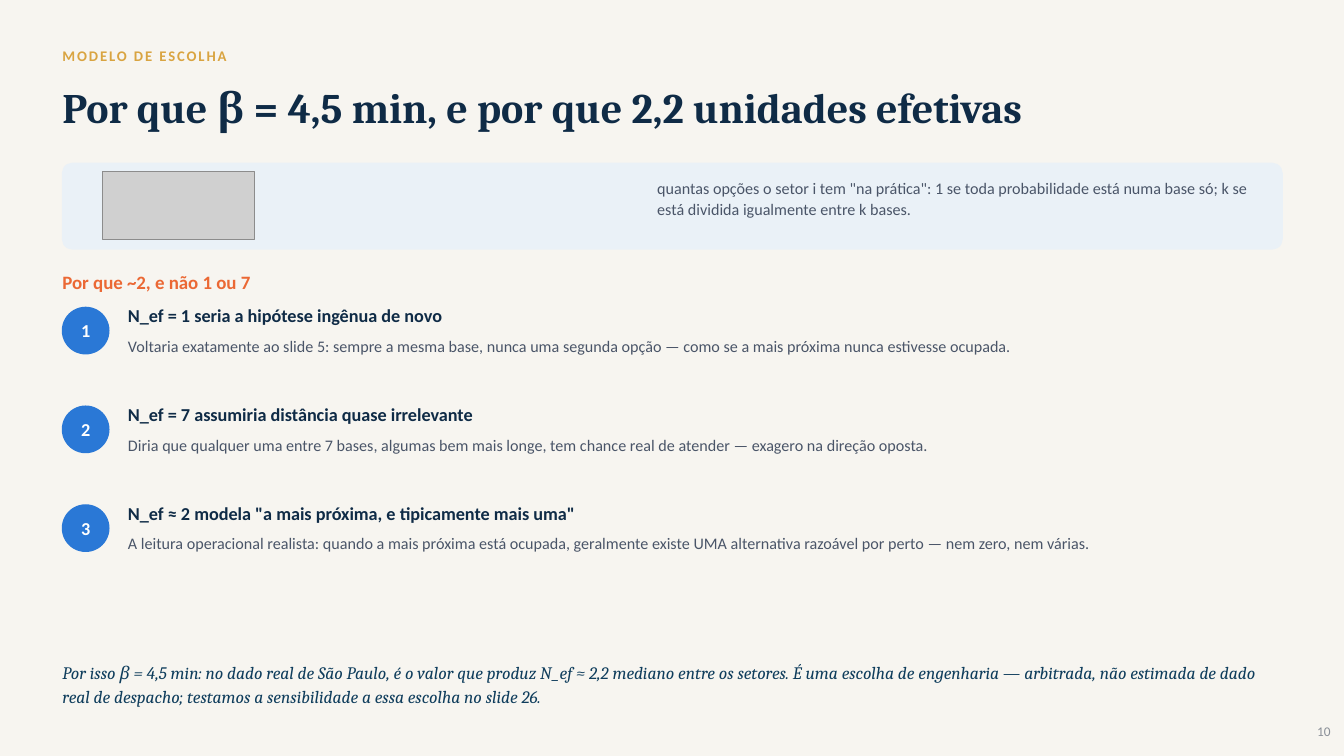
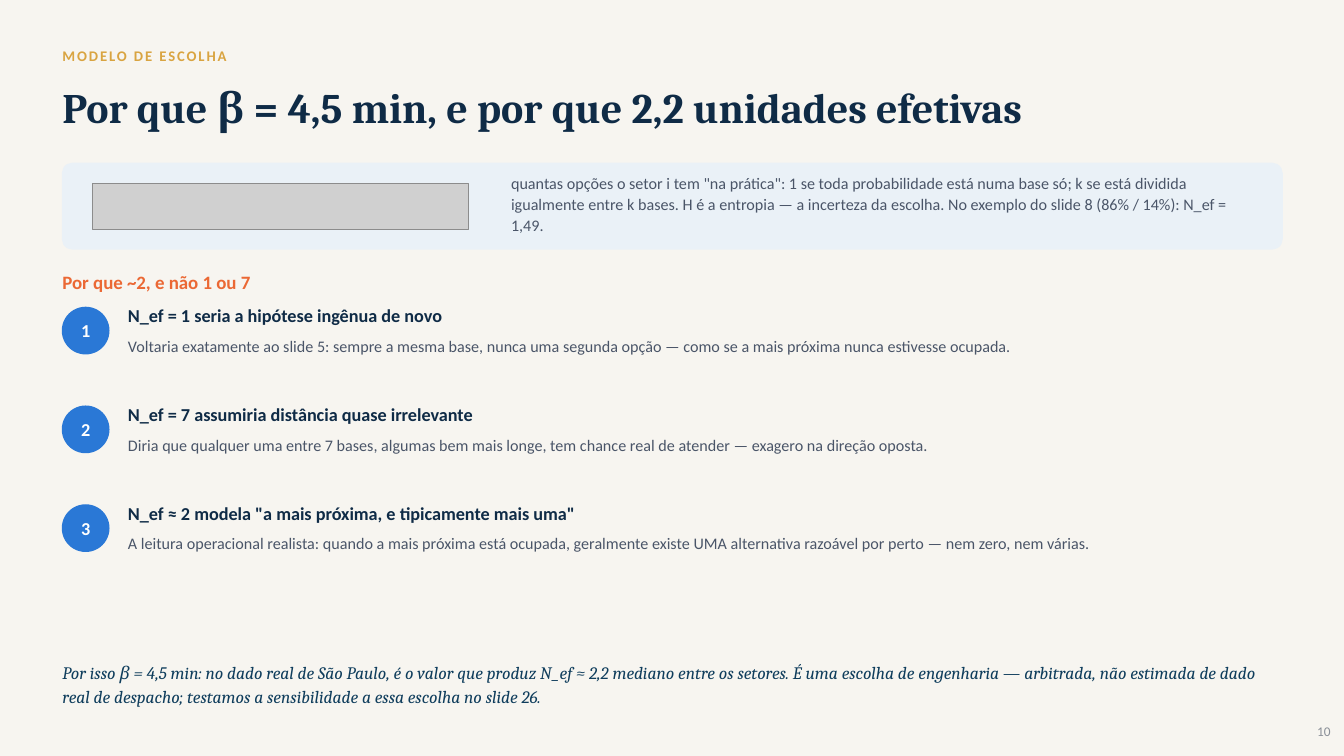
Before and after one commit to caiovinn/samu-usb-usa, a slide deck: slide 10 of fase2_sao_paulo/docs/apresentacao_didatica_samu.pptx. Drawn at 1344x756 pixels with LibreOffice and Linux fonts; fonts in the diff are those of the drawing; grey boxes stand for pictures. Boxes give left, top, right and bottom in pixels: in the first picture for what was removed or moved away, otherwise in the second. Text is boxed around its words. In the diff, an @@ line names an element or a change of style, - is before the commit and + after.

```diff
--- a/fase2_sao_paulo/docs/apresentacao_didatica_samu.pptx
+++ b/fase2_sao_paulo/docs/apresentacao_didatica_samu.pptx
@@ text at (511,178,1214,233): text changed @@
-quantas opções o setor i tem "na prática": 1 se toda probabilidade está numa base só; k se está dividida igualmente entre k bases.
+quantas opções o setor i tem "na prática": 1 se toda probabilidade está numa base só; k se está dividida igualmente entre k bases. H é a entropia — a incerteza da escolha. No exemplo do slide 8 (86% / 14%): N_ef = 1,49.
@@ picture: place and size @@
-picture at (103,171,254,240)
+picture at (93,184,469,230)
```
Also in this commit, not shown: 31 other files.
